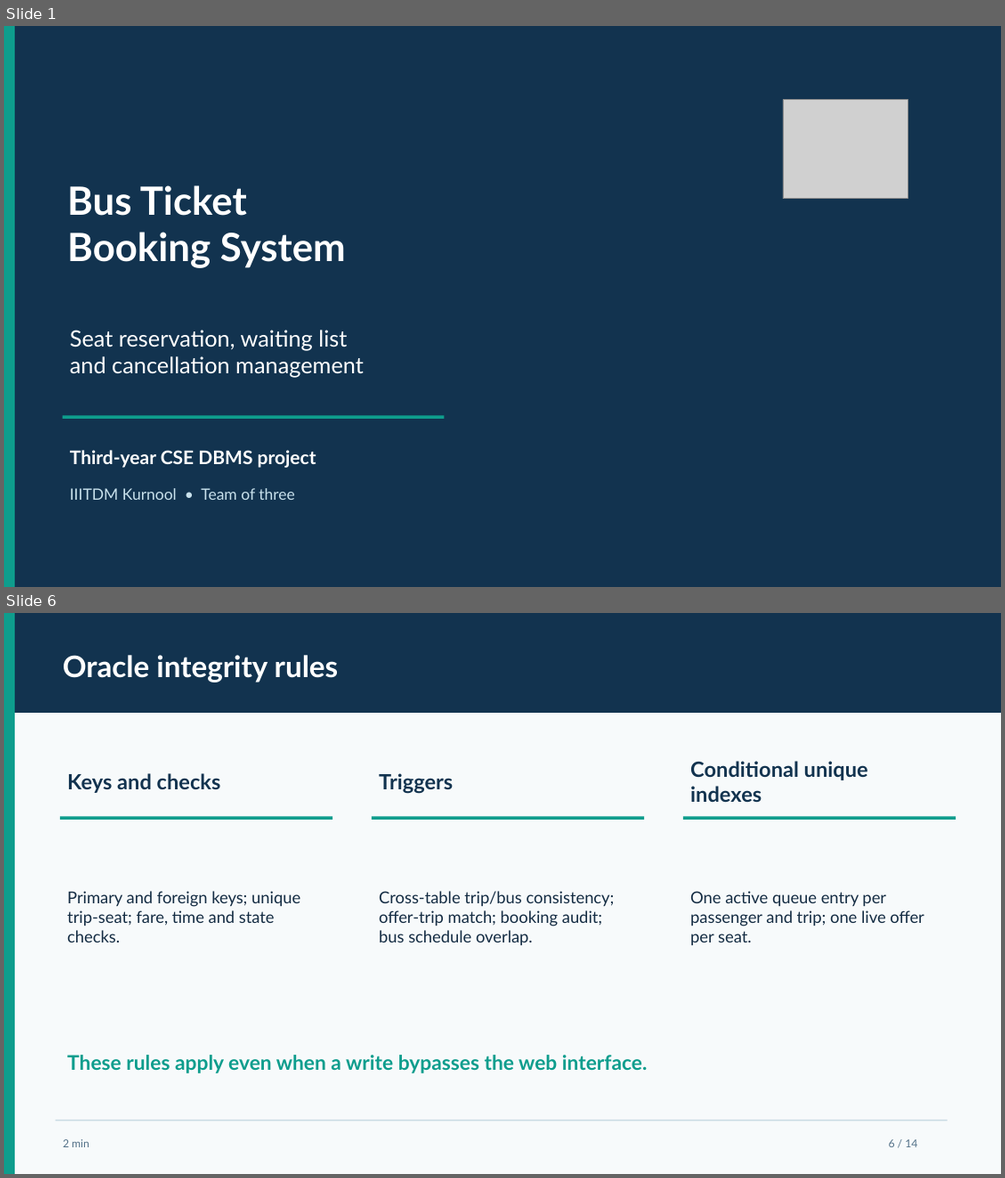
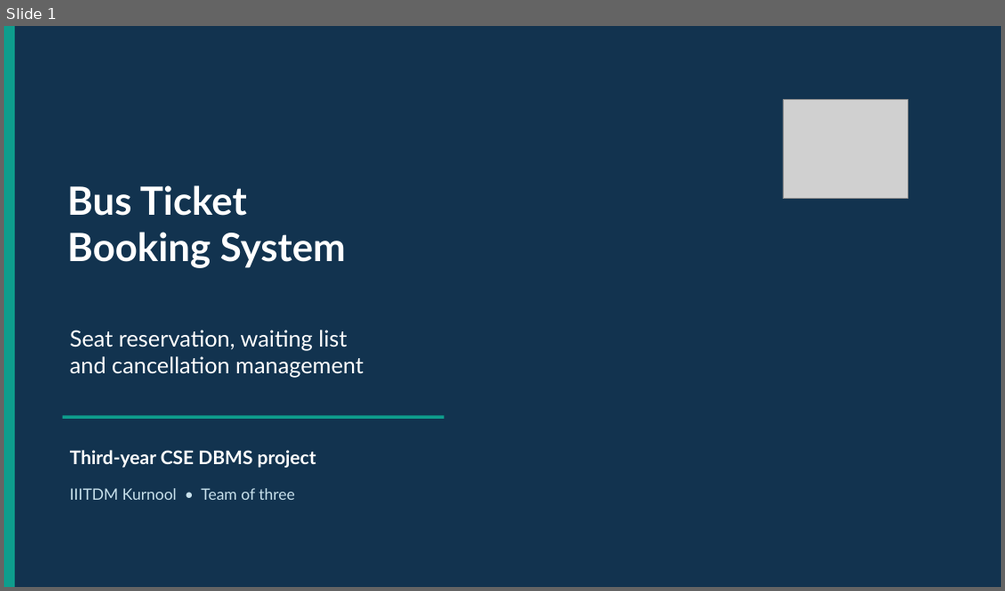
Before and after one commit to karthik-goud227/bus-ticket-booking-system, a slide deck: docs/BusBook_DBMS_Presentation.pptx. Shown one above the other, each under a label of ours: slides 1 and 6 before the commit, slide 1 after it; the slides between them are not shown. The pictures are 1005x1178 and 1005x591 pixels, drawn with LibreOffice and Linux fonts; fonts in the diff are those of the drawing; grey boxes stand for pictures. Boxes give left, top, right and bottom in pixels: in the first picture for what was removed or moved away, otherwise in the second. Text is boxed around its words. In the diff, an @@ line names an element or a change of style, - is before the commit and + after.

```diff
--- a/docs/BusBook_DBMS_Presentation.pptx
+++ b/docs/BusBook_DBMS_Presentation.pptx
@@ slide 6 removed at box(4, 613, 1001, 1174), background #F7FAFB @@
@@ rectangle removed at box(4, 613, 1001, 713) @@
@@ rectangle removed at box(4, 613, 16, 1174) @@
@@ text removed at box(63, 655, 339, 682) @@
-Oracle integrity rules
@@ text removed at box(690, 761, 868, 802) @@
-Conditional unique indexes
@@ text removed at box(67, 773, 221, 793) @@
-Keys and checks
@@ text removed at box(379, 773, 453, 794) @@
-Triggers
@@ rectangle removed at box(60, 817, 333, 819) @@
@@ rectangle removed at box(372, 817, 645, 819) @@
@@ rectangle removed at box(683, 817, 956, 819) @@
@@ text removed at box(67, 891, 300, 942) @@
-Primary and foreign keys; unique trip-seat; fare, time and state checks.
@@ text removed at box(379, 891, 615, 945) @@
-Cross-table trip/bus consistency; offer-trip match; booking audit; bus schedule overlap.
@@ text removed at box(690, 891, 923, 945) @@
-One active queue entry per passenger and trip; one live offer per seat.
@@ text removed at box(67, 1054, 647, 1073) @@
-These rules apply even when a write bypasses the web interface.
@@ rectangle removed at box(56, 1119, 947, 1121) @@
@@ text removed at box(63, 1139, 89, 1147) @@
-2 min
@@ text removed at box(889, 1139, 917, 1147) @@
-6 / 14
```
Also in this commit, not shown: 11 slides changed, 1 slide added.
